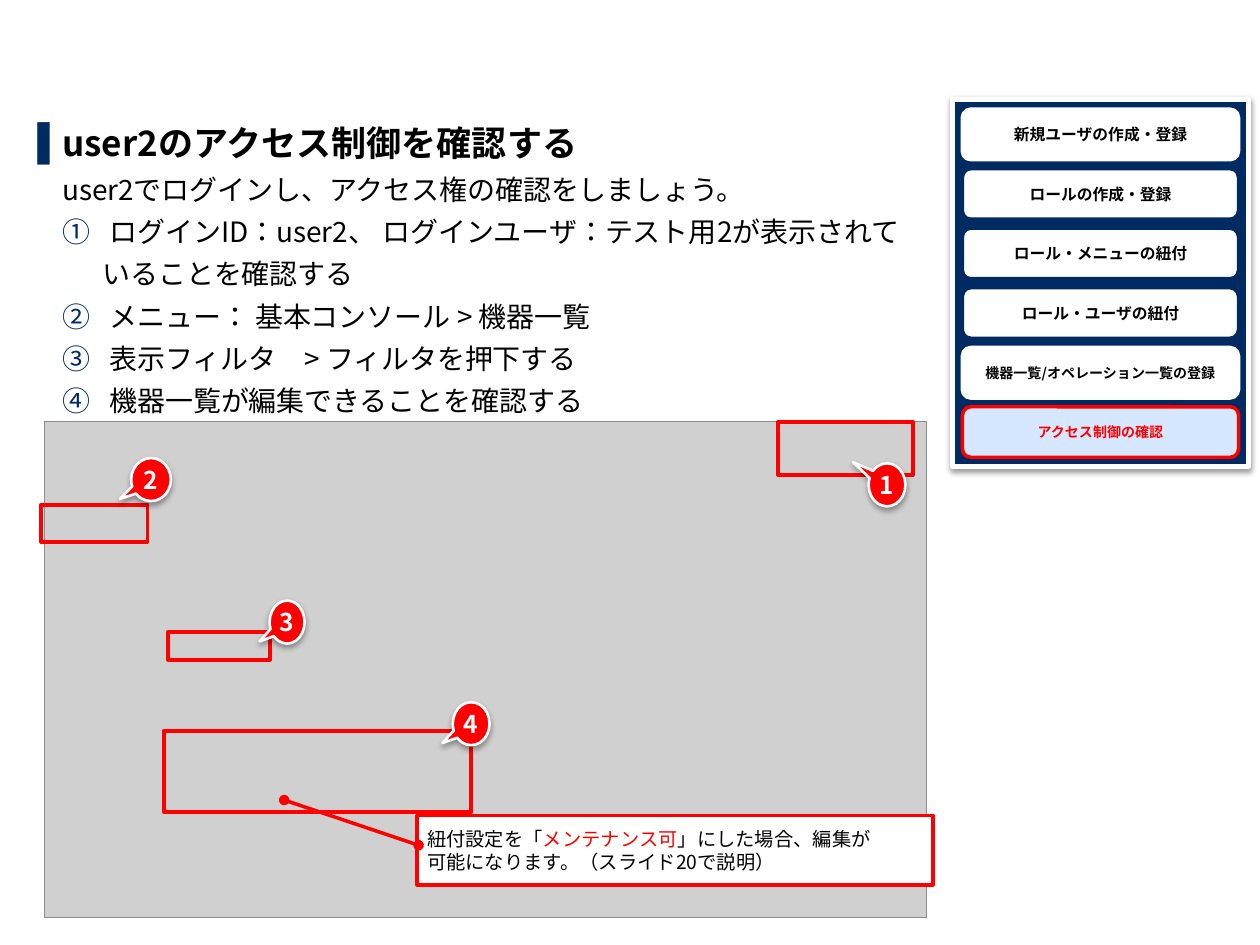
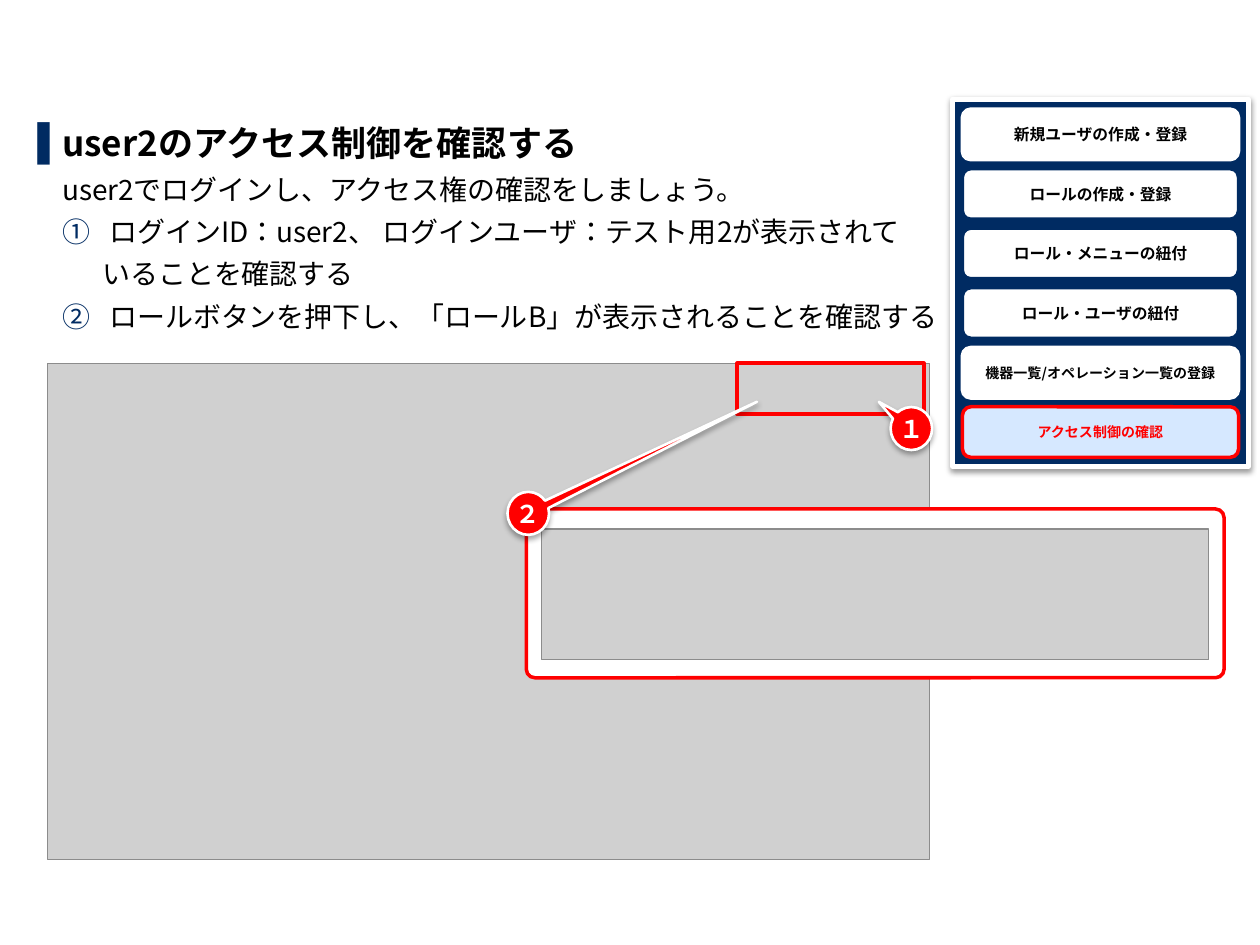
Before and after one commit to exastro-suite/it-automation-docs, a slide deck: slide 20 of asset/Learn_ja/ITA-base_practice_ja.pptx (slide 19 before the commit). Drawn at 1260x945 pixels with LibreOffice and Linux fonts; fonts in the diff are those of the drawing; grey boxes stand for pictures; background and template pictures are left out. Boxes give left, top, right and bottom in pixels: in the first picture for what was removed or moved away, otherwise in the second. Text is boxed around its words. In the diff, an @@ line names an element or a change of style, - is before the commit and + after.

```diff
--- a/asset/Learn_ja/ITA-base_practice_ja.pptx
+++ b/asset/Learn_ja/ITA-base_practice_ja.pptx
@@ text at (109, 303, 937, 330): text changed @@
-2. メニュー： 基本コンソール > 機器一覧
-3. 表示フィルタ > フィルタを押下する
-4. 機器一覧が編集できることを確認する
+2. ロールボタンを押下し、「ロールB」が表示されることを確認する
@@ picture: place and size @@
-picture at (44, 422, 926, 919)
+picture at (48, 363, 930, 859)
@@ rectangle: place and size @@
-rectangle at (779, 422, 914, 476)
+rectangle at (737, 363, 924, 413)
@@ speech bubble "１": place and size @@
-speech bubble "１" at (868, 464, 905, 507)
+speech bubble "１" at (891, 407, 932, 450)
@@ speech bubble "１" at (891, 407, 932, 450): proportions changed @@
@@ text in speech bubble at (899, 419, 924, 438): text changed @@
-1
+１
@@ rectangle removed at (42, 505, 147, 543) @@
@@ speech bubble "２" at (508, 491, 549, 534): proportions changed @@
@@ speech bubble "２": place and size @@
-speech bubble "２" at (131, 459, 171, 501)
+speech bubble "２" at (508, 491, 549, 534)
@@ text in speech bubble at (516, 504, 541, 529): text changed @@
-2
+２
@@ rounded rectangle added at (527, 509, 1225, 678), fill #FFFFFF, outline #FF0000 2 pt @@
@@ picture added at (542, 529, 1208, 660) @@
@@ speech bubble removed at (270, 601, 305, 644) @@
-3
@@ rectangle removed at (168, 633, 270, 660) @@
@@ speech bubble removed at (452, 702, 489, 745) @@
-4
@@ rectangle removed at (164, 731, 471, 811) @@
@@ border callout removed at (417, 815, 934, 885) @@
-紐付設定を「メンテナンス可」にした場合、編集が
-可能になります。（スライド20で説明）
```
Also in this commit, not shown: 32 other slides changed, 6 slides added, 3 other files.
